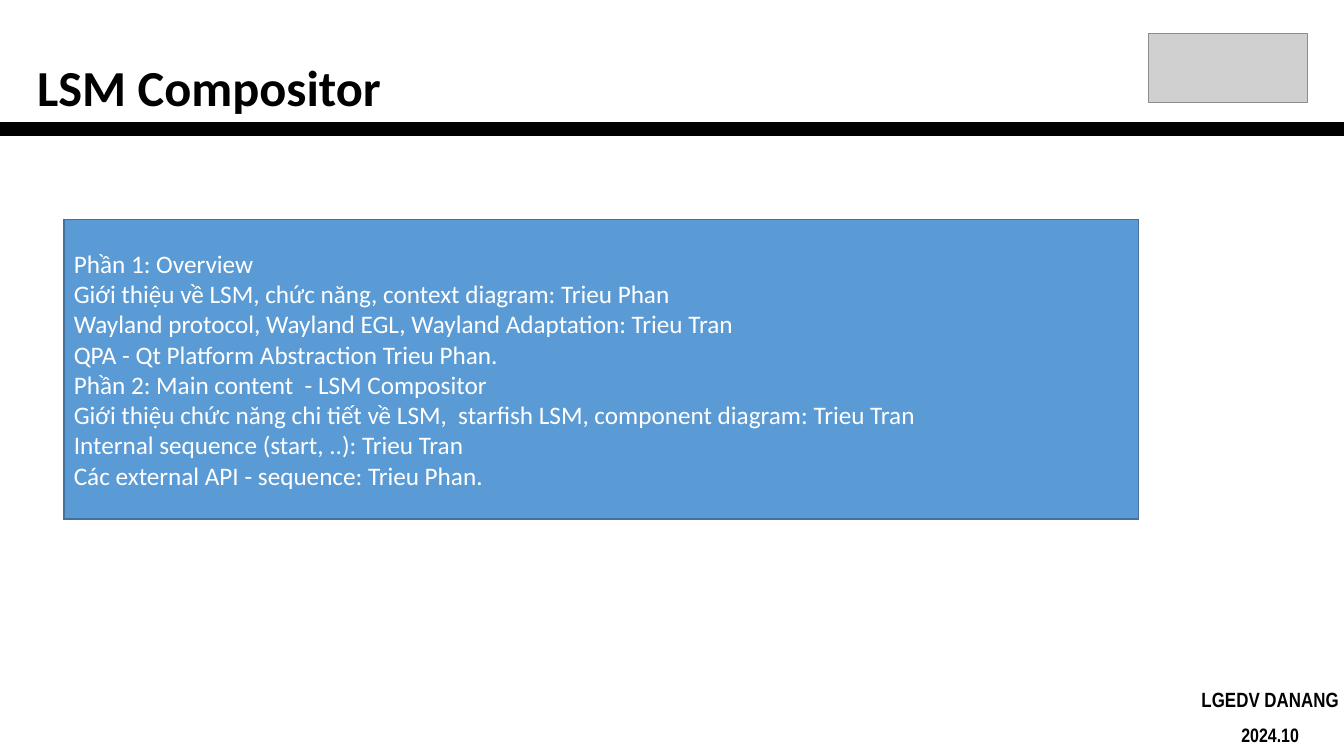
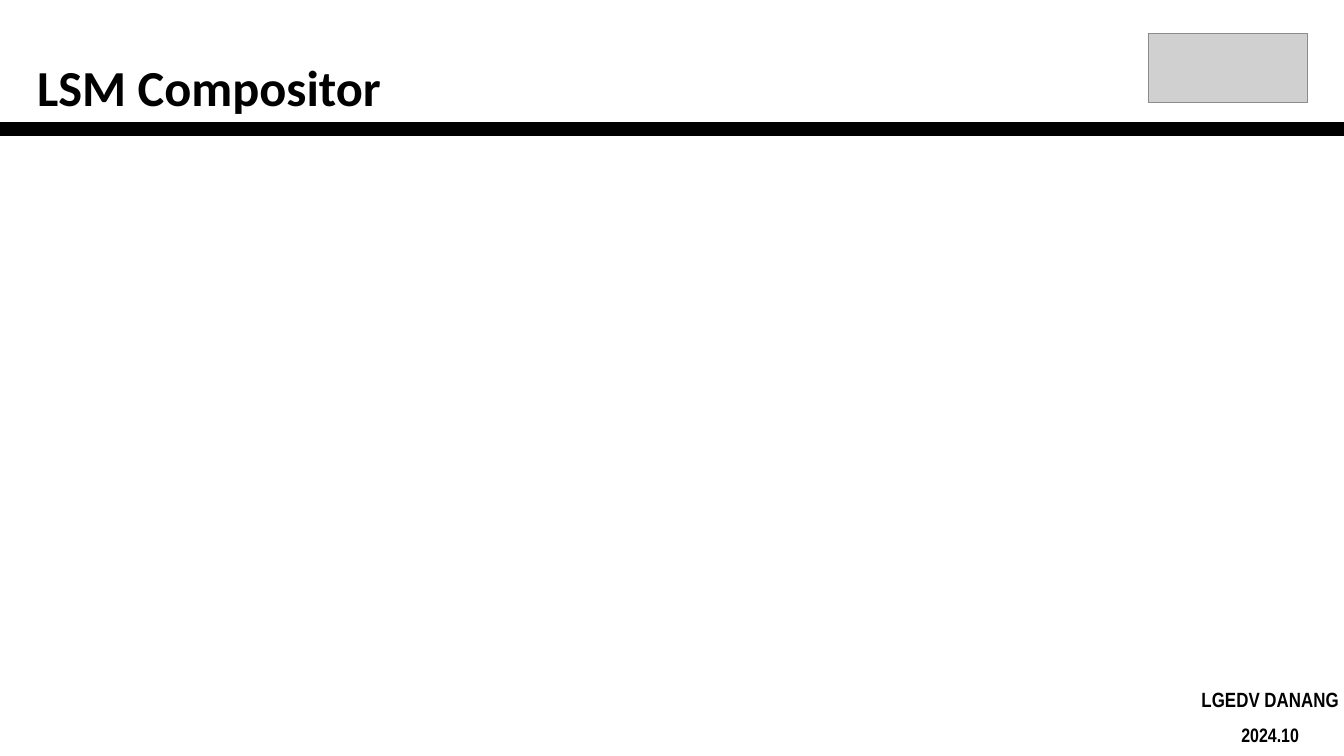
Before and after one commit to PhanNgocTrieu/SWPCT, a slide deck: slide 5 of present/LSM-WebOS.pptx. Drawn at 1344x756 pixels with LibreOffice and Linux fonts; fonts in the diff are those of the drawing; grey boxes stand for pictures. Boxes give left, top, right and bottom in pixels: in the first picture for what was removed or moved away, otherwise in the second. Text is boxed around its words. In the diff, an @@ line names an element or a change of style, - is before the commit and + after.

Commit message:
updated

```diff
--- a/present/LSM-WebOS.pptx
+++ b/present/LSM-WebOS.pptx
@@ rectangle removed at [64, 220, 1138, 519] @@
-Phần 1: Overview
-Giới thiệu về LSM, chức năng, context diagram: Trieu Phan
-Wayland protocol, Wayland EGL, Wayland Adaptation: Trieu Tran
-QPA - Qt Platform Abstraction Trieu Phan.
-Phần 2: Main content - LSM Compositor
-Giới thiệu chức năng chi tiết về LSM, starfish LSM, component diagram: Trieu Tran
-Internal sequence (start, ..): Trieu Tran
-Các external API - sequence: Trieu Phan.
```
Also in this commit, not shown: 1 other slide changed, 1 slide added.
